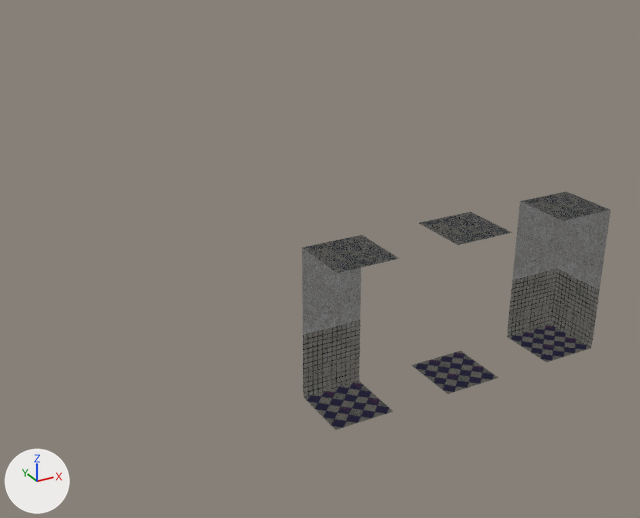
Before and after pictures for a commit that changed the glTF model assets/environment/corridor/corridor_tileset.glb.
Before and after are seen from a camera (50 mm lens) standing at (-5.4, -10.35, 7.44) and looking at (0.52, 0.41, 2.05). Arrows for +X, +Y and +Z are at lower left; the lights stay in place.

In view in the first picture: 'corner-col', 'floor_and_cealing-col', 'wall-col'.
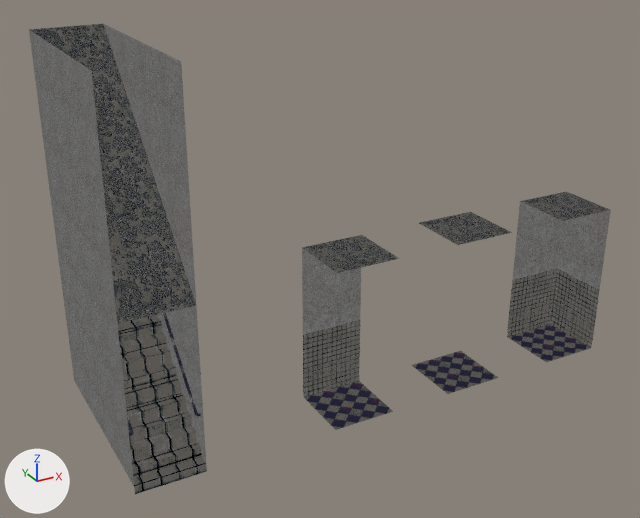
Edits to the scene script, one JSON object a line:
```json
{"op": "add", "block": "img_metal_lowres_256x256", "code": ["img_metal_lowres_256x256 = load_image('metal_lowres_256x256', '_unpacked/metal_lowres_256x256', 256, 256, 'sRGB')"]}
{"op": "add", "block": "mat_metal_bar", "code": ["mat_metal_bar = bpy.data.materials.new('Metal_bar')", "# colours: black #000000", "# uses the picture img_metal_lowres_256x256"]}
{"op": "add", "block": "me_plane_005", "code": ["me_plane_005 = bpy.data.meshes.new('Plane.005')", "me_plane_005.from_pydata(...)  # 874 vertices, 1716 faces; spans x -0.5..0.5, y -0.5..2.5, z 0.0..5.5", "# faces by material slot: [4, 4, 148, 1560]", "me_plane_005.materials.append(mat_wall_low)", "me_plane_005.materials.append(mat_cealing)", "me_plane_005.materials.append(mat_wall_high)", "me_plane_005.materials.append(mat_metal_bar)"]}
{"op": "add", "block": "ob_staircase_col", "code": ["ob_staircase_col = bpy.data.objects.new('staircase-col', me_plane_005)", "ob_staircase_col.location = (-2.5, -0.5, 0.0)"]}
```

Pixel boxes [x1, y1, x2, y2] of what changed, in the pictures (640 x 518 px):
```json
{"object": "staircase-col", "change": "added", "after": [29, 24, 207, 494], "faces in mat_wall_low": [29, 24, 206, 486], "faces in mat_cealing": [29, 24, 196, 324], "faces in mat_wall_high": [118, 315, 207, 494], "faces in mat_metal_bar": [126, 313, 201, 437]}
```
